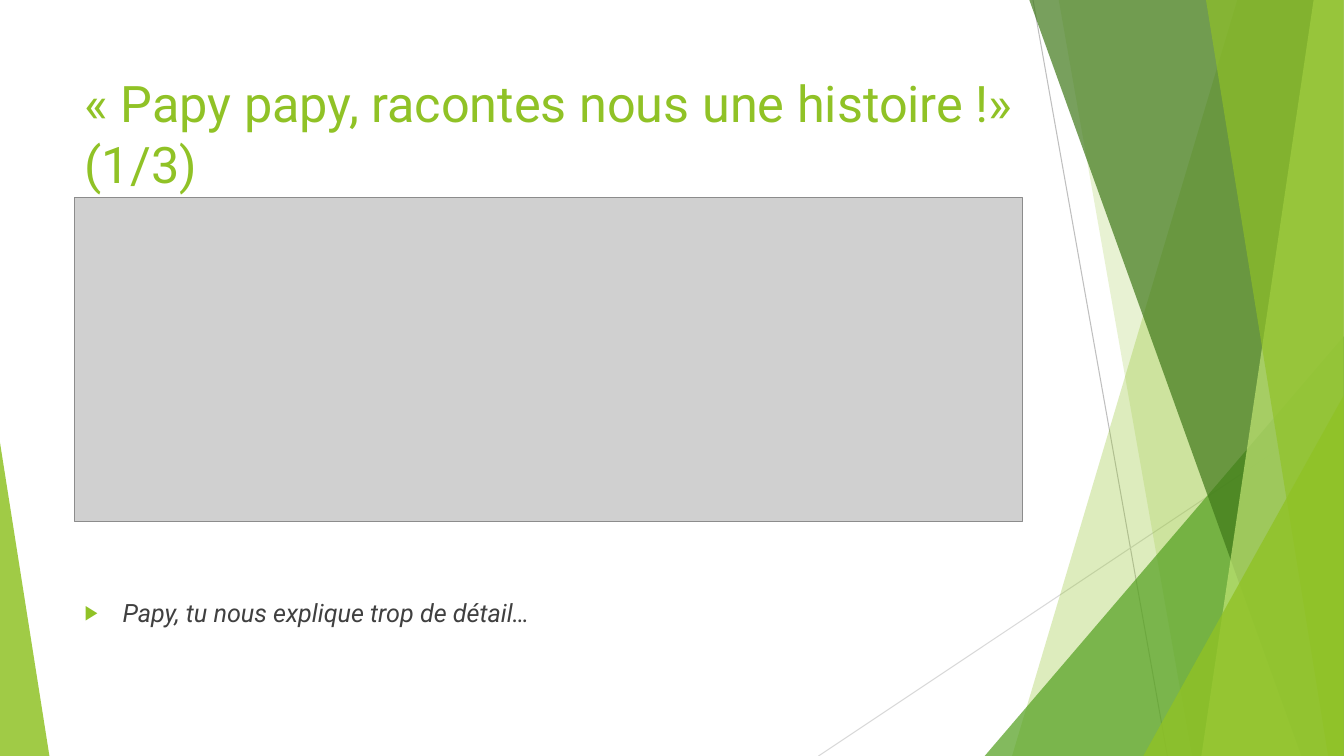
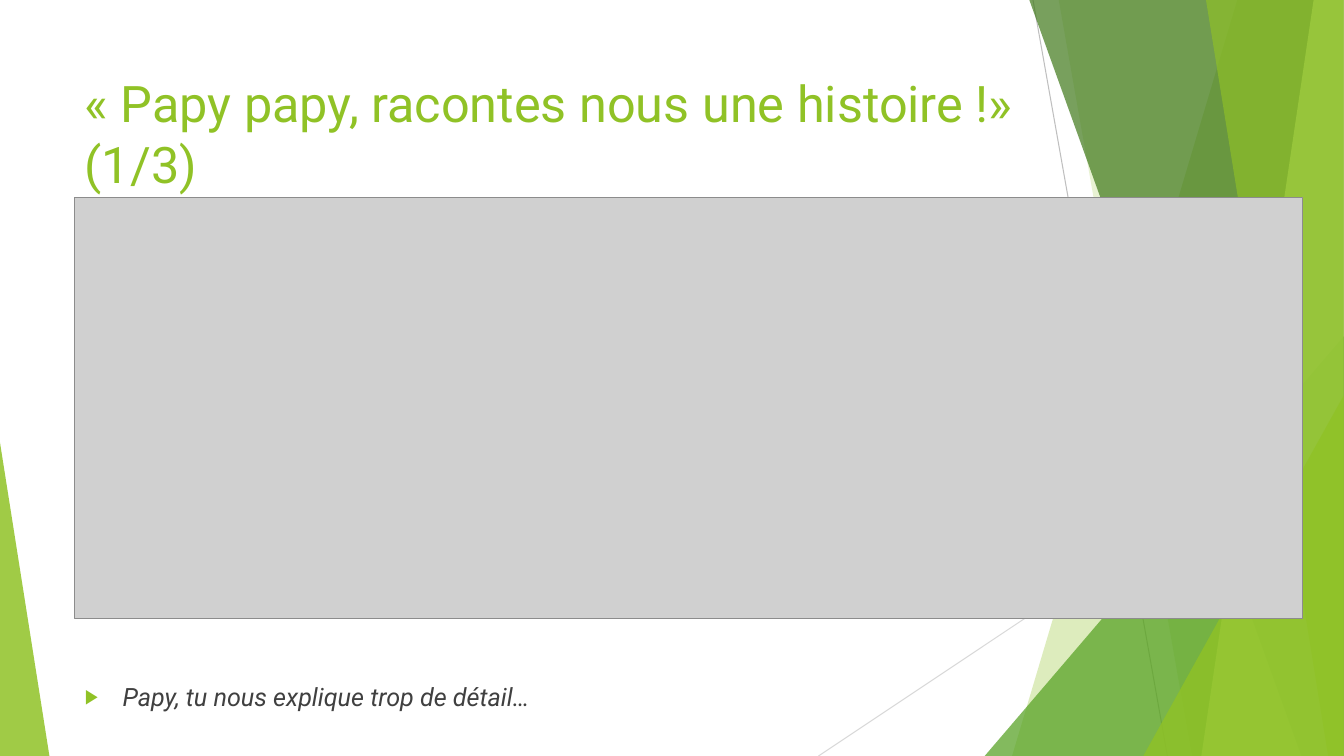
Before and after one commit to worming004/SimpleIsNotEasy, a slide deck: slide 13 of PPT/Easy != Simple.pptx. Drawn at 1344x756 pixels with LibreOffice and Linux fonts; fonts in the diff are those of the drawing; grey boxes stand for pictures. Boxes give left, top, right and bottom in pixels: in the first picture for what was removed or moved away, otherwise in the second. Text is boxed around its words. In the diff, an @@ line names an element or a change of style, - is before the commit and + after.

```diff
--- a/PPT/Easy != Simple.pptx
+++ b/PPT/Easy != Simple.pptx
@@ picture: place and size @@
-picture at <box>75,198,1022,522</box>
+picture at <box>75,198,1304,619</box>
@@ text "Papy, tu nous explique trop ...": place and size @@
-text "Papy, tu nous explique trop ..." at <box>123,603,529,628</box>
+text "Papy, tu nous explique trop ..." at <box>123,687,529,712</box>
```
Also in this commit, not shown: 14 other slides changed.
